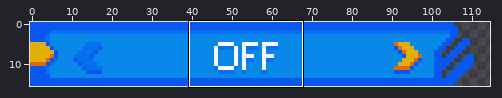
Pixel-art file -- src/textures/title/option.tim/setting_1_0/setting_1_0.tim.aseprite. The picture above shows the old version from afar; the outline marks the close-up.
Close-up. Before the commit:
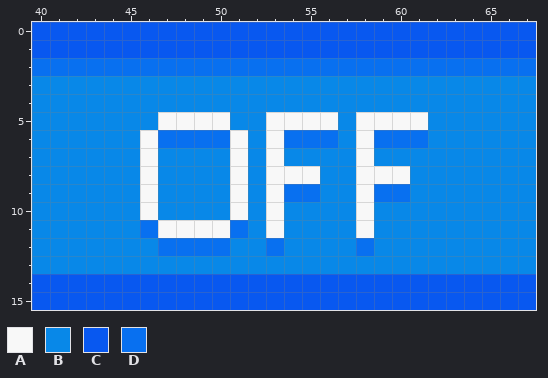
128x16 pixels, 1 frame. Shown: x 40..67, y 0..15. The wide view leaves out empty margins.
Palette (. is transparent): A #f8f8f8  B #0888e8  C #0858f0  D #0870f0
Pixels before, first column x 40:
 0 CCCCCCCCCCCCCCCCCCCCCCCCCCCC
 1 CCCCCCCCCCCCCCCCCCCCCCCCCCCC
 2 DDDDDDDDDDDDDDDDDDDDDDDDDDDD
 3 BBBBBBBBBBBBBBBBBBBBBBBBBBBB
 4 BBBBBBBBBBBBBBBBBBBBBBBBBBBB
 5 BBBBBBBAAAABBAAAABAAAABBBBBB
 6 BBBBBBADDDDABADDDBADDDBBBBBB
 7 BBBBBBABBBBABABBBBABBBBBBBBB
 8 BBBBBBABBBBABAAABBAAABBBBBBB
 9 BBBBBBABBBBABADDBBADDBBBBBBB
10 BBBBBBABBBBABABBBBABBBBBBBBB
11 BBBBBBDAAAADBABBBBABBBBBBBBB
12 BBBBBBBDDDDBBDBBBBDBBBBBBBBB
13 BBBBBBBBBBBBBBBBBBBBBBBBBBBB
14 CCCCCCCCCCCCCCCCCCCCCCCCCCCC
15 CCCCCCCCCCCCCCCCCCCCCCCCCCCC
And afterwards:
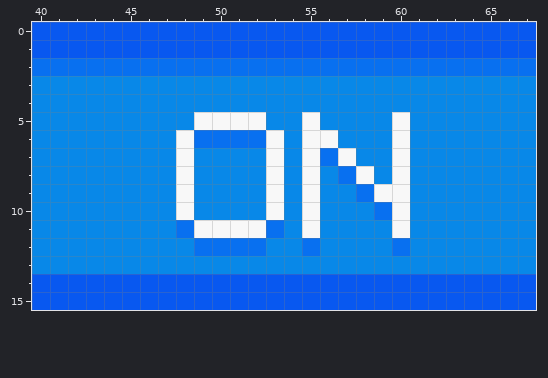
From old to new:
y 5: x 47..48 AA -> BB; x 51..54 BBAA -> AABB; x 56 A -> B; x 58..59 AA -> BB; x 61 A -> B
y 6: x 46..48 ADD -> BBA; x 51..52 AB -> DD; x 54..56 DDD -> BAA; x 58..61 ADDD -> BBAB
y 7: x 46 A -> B; x 48 B -> A; x 51 A -> B; x 55..58 BBBA -> ADAB; x 60 B -> A
y 8: x 46 A -> B; x 48 B -> A; x 51 A -> B; x 54 A -> B; x 57 B -> D; x 59 A -> B
y 9: x 46 A -> B; x 48 B -> A; x 51 A -> B; x 54..55 DD -> BA; x 58..60 ADD -> DAA
y 10: x 46 A -> B; x 48 B -> A; x 51 A -> B; x 55 B -> A; x 58..60 ABB -> BDA
y 11: x 46..48 DAA -> BBD; x 51..53 DBA -> AAD; x 55 B -> A; x 58 A -> B; x 60 B -> A
y 12: x 47..48 DD -> BB; x 51..53 BBD -> DDB; x 55 B -> D; x 58 D -> B; x 60 B -> D
Where, in picture pixels (left, top, right, bottom), the same in both close-ups:
changed: (140, 112, 428, 256)
